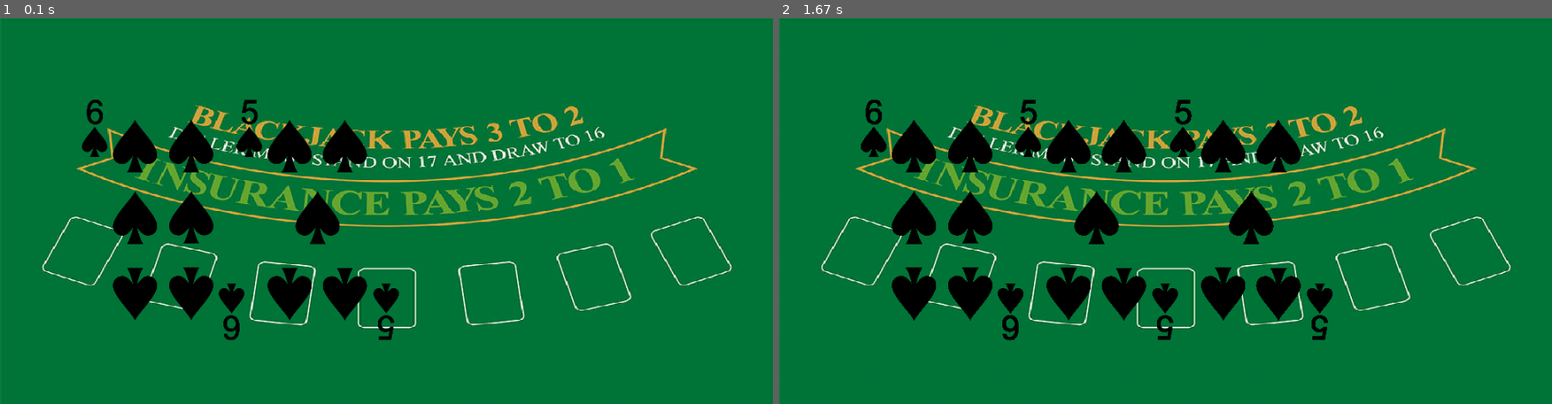
Above: before the commit, frames 1-2 (left to right).
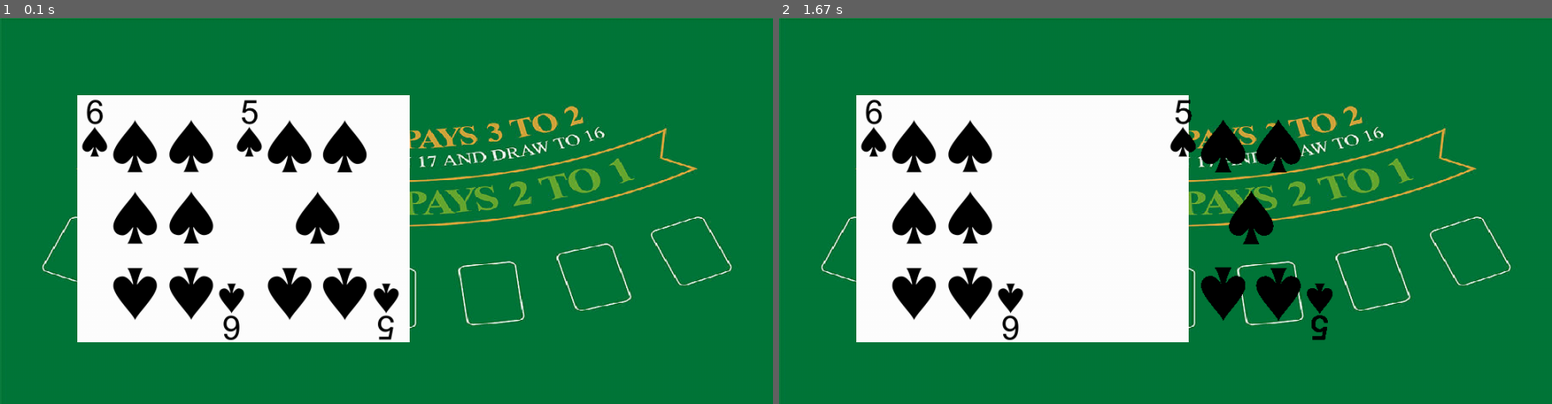
Above: after the commit, the same moments.

Repository: whysql-why/blackjack-pygame
Game: pygame game, started from main.py
Two runs of this game, one before a commit and one after it. Both use one fixed random seed, a clock stepped at 60 frames per second and the inputs below.
Inputs:
- Up to frame 1 (0.1 s): type "1 (at the terminal prompt)" at 0 s
- Up to frame 2 (1.67 s): tap Space at 0.33 s

The runs differ from the first frame. In frame 1, 23% of the frame differs, in the area x 10-53%, y 20-84%; in frame 2, 25%.

Commit message:
Added a white background below images

Diff:
--- a/main.py
+++ b/main.py
@@ -132,7 +132,6 @@
 logger.system("All cards loaded, starting game.")
 
 # we need a random system to get 2 images from the directory.
-
 logger.info("Player's hand:")
 first_card = functions.random_card()
 second_card = functions.random_card()
@@ -149,7 +148,6 @@
 print(first_card, " + ", second_card)
 
 # functions.value(image_first_card)
-
 
 first_card_rec = image_first_card[0].get_rect()
 first_card_rec.x = 100 # same for here but X
@@ -220,6 +218,9 @@
 
 ##########################
 while running:
+   # white_rect = pygame.Rect(first_card_rec.x, first_card_rec.y + first_card_rec.height, first_card_rec.width, 100)
+   white_rect = pygame.Rect(100, 100, 430, 320)
+   pygame.draw.rect(screen, (255, 255, 255), white_rect)
    screen.blit(image_first_card[0], first_card_rec)
    screen.blit(image_second_card[0], second_card_rec)
    for event in pygame.event.get():
@@ -229,7 +230,7 @@
         if event.key == pygame.K_SPACE:
             logger.info("Player hits a card.")
             new_card = functions.random_card()
-            print(new_card)
+            print(new_card) # ADD A SYSTEM TO DETECT IF THE SAME CARD HAS BEEN CHOSEN (RARE)
             image_new_card = functions.loaded_card(new_card)
             second_card_rec.x = 500
             second_card_rec.y = 100
